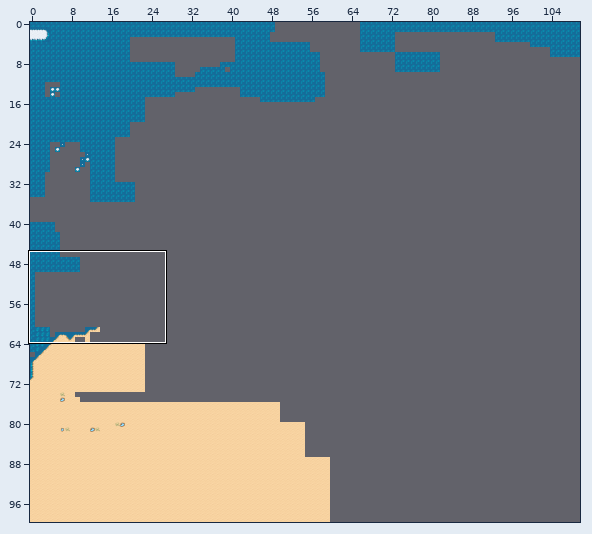
Level history. Tiled map: The Rurik Empire/maps/first_map/first_world.tmx. Above: a wide view before the commit, with the close-up outlined.
Close-up. The starting point:
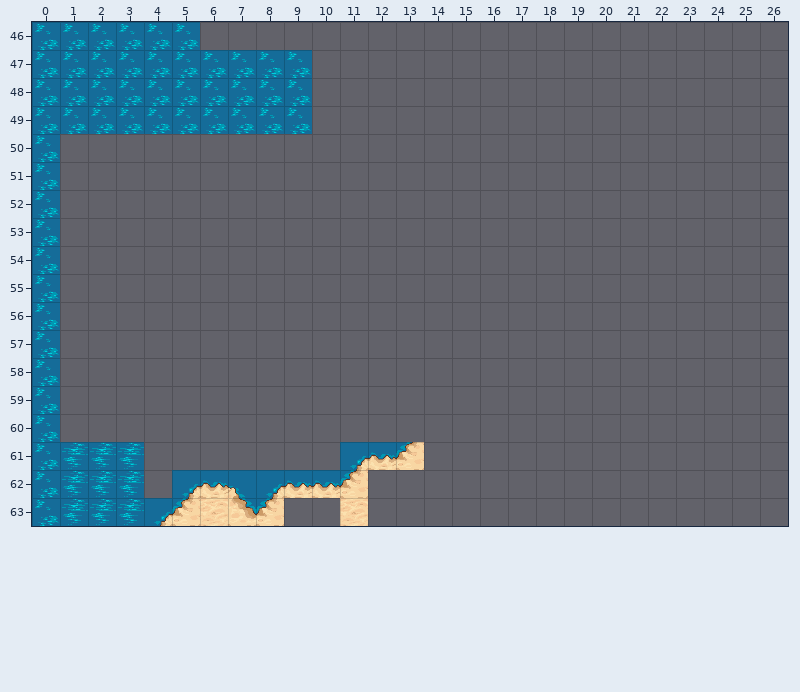
Cells are 32x32 px. Shown: x 0..26, y 46..63. The commit also changed other parts of the map, which this record leaves out. Not drawn, because the pictures are missing: unchanged layer "Слой изображений 1".
And afterwards:
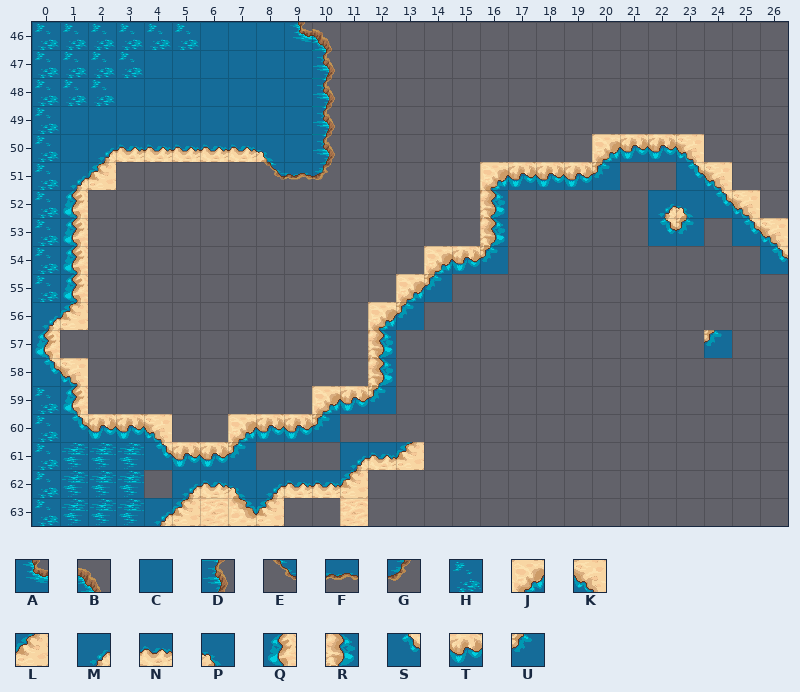
Key: from "terrain": A 60, B 93, C 124, D 125, E 155, F 156, G 157, H 188, J 214, K 215, L 247, M 277, N 278, P 279, Q 309, R 311, S 341, T 342, U 343.
_ is an empty cell.
Tiles replaced or removed in this view: H.
From old to new:
Changed rows in their new state; . is an unchanged cell.
Layer "Слой тайлов 1":
first column x 0:
46 ......CCCAB................
47 ....CCCCCCD................
48 ...CCCCCCCD................
49 .CCCCCCCCCD................
50 .CMNNNNNPCD.........JTTK...
51 .ML.....EFG.....JTTTU..SK..
52 .Q..............R.....MPSK.
53 .Q..............R.....SU.SK
54 .Q............JTU.........S
55 .Q...........JU............
56 ML..........JU.............
57 Q...........R...........U..
58 SK..........R..............
59 .Q........JTU..............
60 .STTK..JTTU................
61 ....STTU...................
Changed places in both close-ups, as pixel boxes (x1, y1, x2, y2):
changed: (35, 22, 788, 470)
